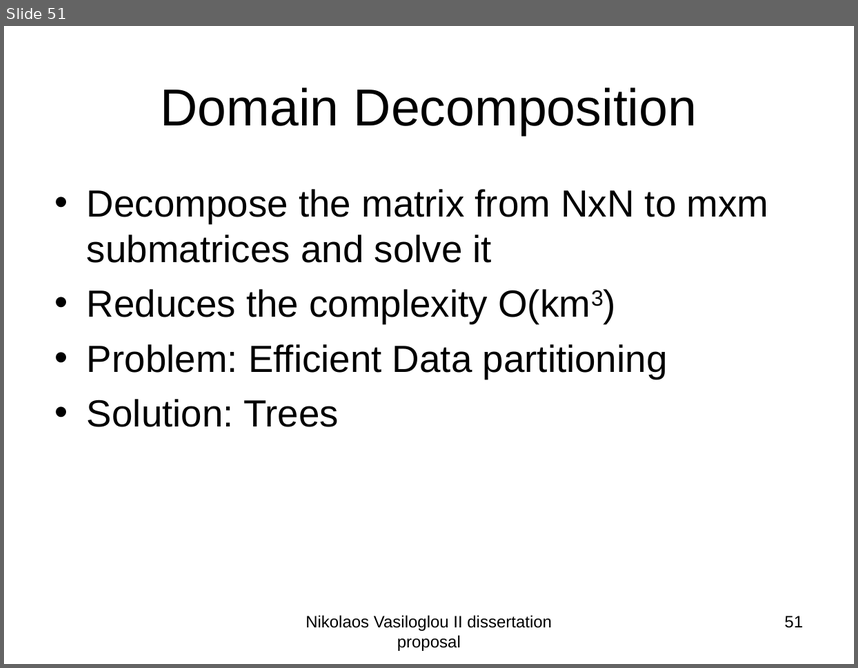
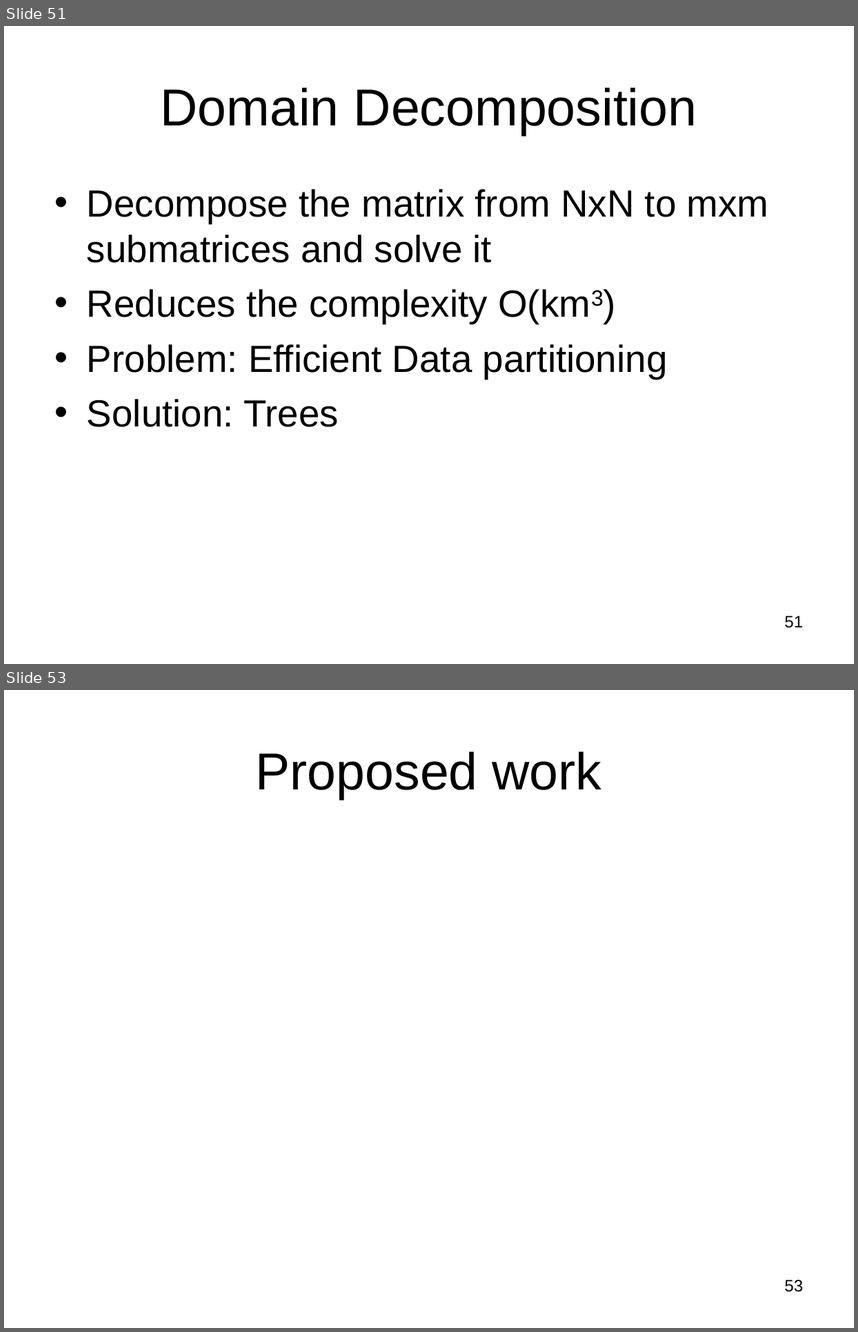
Before and after one commit to subailong/mlpack, a slide deck: fastlib/u/nvasil/docs/proposal/proposal.ppt. Shown one above the other, each under a label of ours: slide 51 before the commit, slides 51 and 53 after it; the slides between them are not shown. The pictures are 858x668 and 858x1332 pixels, drawn with LibreOffice and Linux fonts; fonts in the diff are those of the drawing. Boxes give left, top, right and bottom in pixels: in the first picture for what was removed or moved away, otherwise in the second. Text is boxed around its words. In the diff, an @@ line names an element or a change of style, - is before the commit and + after.

```diff
--- a/fastlib/u/nvasil/docs/proposal/proposal.ppt
+++ b/fastlib/u/nvasil/docs/proposal/proposal.ppt
@@ slide 53 added at bbox=[4, 690, 854, 1328], background #FFFFFF @@
@@ title added at bbox=[256, 751, 602, 799], 44 pt, text #000000 @@
+Proposed work
@@ page number added at bbox=[784, 1279, 803, 1292], 14 pt, text #000000 @@
+53
@@ slide 51 changed as well @@
@@ text removed at bbox=[306, 615, 552, 650] @@
-Nikolaos Vasiloglou II dissertation proposal
```
Also in this commit, not shown: 50 other slides changed, 1 other slide added.
